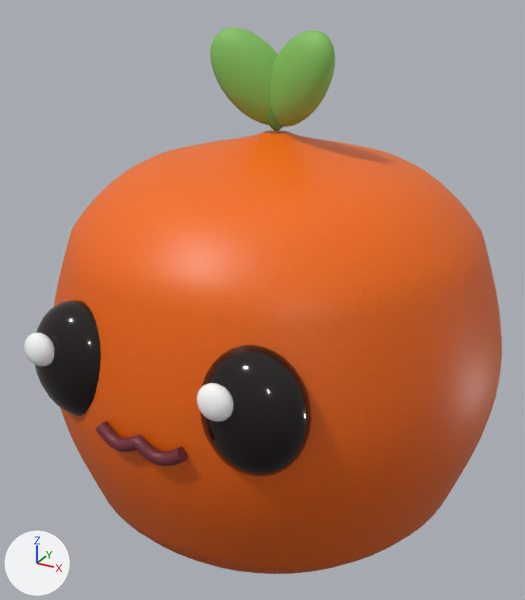
What one commit did to the glTF model pet-game/assets/resources/models/fruit/orange/orange.glb.
The view is the same before and after, from a 50 mm camera at (0.562, -1.07, 0.988) aimed at (-0.017, -0.018, 0.462). Every picture has the same lights, and +X, +Y and +Z are marked at lower left. The older version comes first. Vertices at exactly the same position are counted once.

In view in the first picture: 'EyeL', 'EyeR', 'HLL', 'HLR', 'LeafL', 'LeafR', 'Mouth', 'Orange' and 1 more.
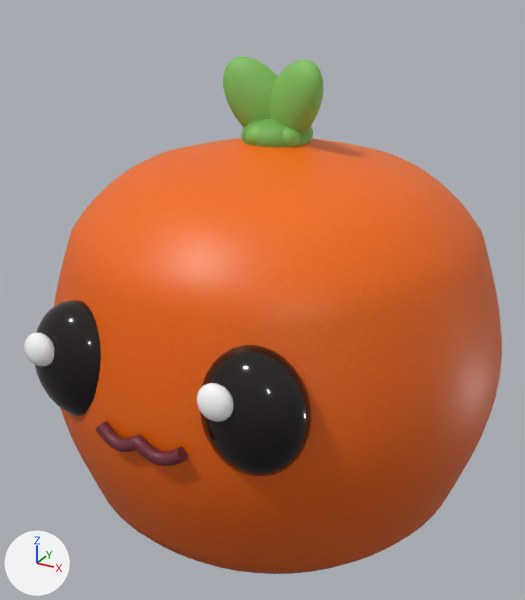
Not visible in the pictures: 'HatBump2'.

What differs and where, as boxes (x1, y1, x2, y2) in the pictures (525 x 600 px):
'LeafR', reshaped
    before: (270, 30, 335, 127)
    after: (270, 60, 323, 134)
'LeafL', reshaped
    before: (210, 27, 278, 125)
    after: (223, 56, 278, 127)
'HatCap', added (green)
    after: (241, 119, 312, 147)
'HatBump4', added
    after: (283, 127, 300, 147)
'HatBump3', added
    after: (246, 126, 260, 145)

What the commit changed:
Picture 'cap' (img_cap) is new.
Material 'cap' (mat_cap) is new.
Its texture is img_cap.
Its roughness is 0.55.
me_球体_008 is used by ob_leafl; location (0.0, 0.0, 0.0).
me_球体_008 had 362 vertices, 720 faces and spanned x -0.108..0.028, y -0.043..0.031, z 0.77..0.92.
me_球体_008 now has 362 vertices, 720 faces and spans x -0.088..0.028, y -0.038..0.03, z 0.739..0.877.
me_球体_008 part 1: the whole mesh is multiplied about its middle by the matrix ((0.89, -0.019, 0.071), (-0.012, 0.932, 0.023), (-0.068, -0.022, 0.884)), then moved by (0.01, 0.002, -0.037).
me_球体_009 is used by ob_leafr; location (0.0, 0.0, 0.0).
me_球体_009 had 362 vertices, 720 faces and spanned x -0.028..0.108, y -0.043..0.031, z 0.77..0.92.
me_球体_009 now has 362 vertices, 720 faces and spans x -0.028..0.088, y -0.038..0.03, z 0.739..0.877.
me_球体_009 part 2: the whole mesh is multiplied about its middle by the matrix ((0.89, 0.019, -0.071), (0.012, 0.932, 0.023), (0.068, -0.022, 0.884)), then moved by (-0.01, 0.002, -0.037).
Mesh me_球体_007_1 is new.
It is a UV sphere (24 segments, 16 rings, poles along z) spanning x -0.058..0.058, y -0.058..0.058, z 0.72..0.788.
It uses material mat_cap (picture img_cap).
Mesh me_球体_012 is new.
It is a UV sphere (24 segments, 16 rings, poles along z) spanning x 0.0114..0.0534, y -0.0445..-0.0025, z 0.74..0.776.
It uses material mat_scallop (picture img_scallop).
Mesh me_球体_011 is new.
It is a UV sphere (24 segments, 16 rings, poles along z) spanning x -0.0334..0.0086, y -0.059..-0.017, z 0.74..0.776.
It uses material mat_scallop (picture img_scallop).
Mesh me_球体_010 is new.
It is a UV sphere (24 segments, 16 rings, poles along z) spanning x -0.061..-0.019, y -0.021..0.021, z 0.74..0.776.
It uses material mat_scallop (picture img_scallop).
Mesh me_球体_008_1 is new.
It is a UV sphere (24 segments, 16 rings, poles along z) spanning x 0.0114..0.0534, y 0.0025..0.0445, z 0.74..0.776.
It uses material mat_scallop (picture img_scallop).
Object 'HatCap' (ob_hatcap) is new; it shows me_球体_007_1.
Its location is (0.0, 0.0, 0.0).
Object 'HatBump4' (ob_hatbump4) is new; it shows me_球体_012.
Its location is (0.0, 0.0, 0.0).
Object 'HatBump3' (ob_hatbump3) is new; it shows me_球体_011.
Its location is (0.0, 0.0, 0.0).
Object 'HatBump2' (ob_hatbump2) is new; it shows me_球体_010.
Its location is (0.0, 0.0, 0.0).
Object 'HatBump0' (ob_hatbump0) is new; it shows me_球体_008_1.
Its location is (0.0, 0.0, 0.0).
